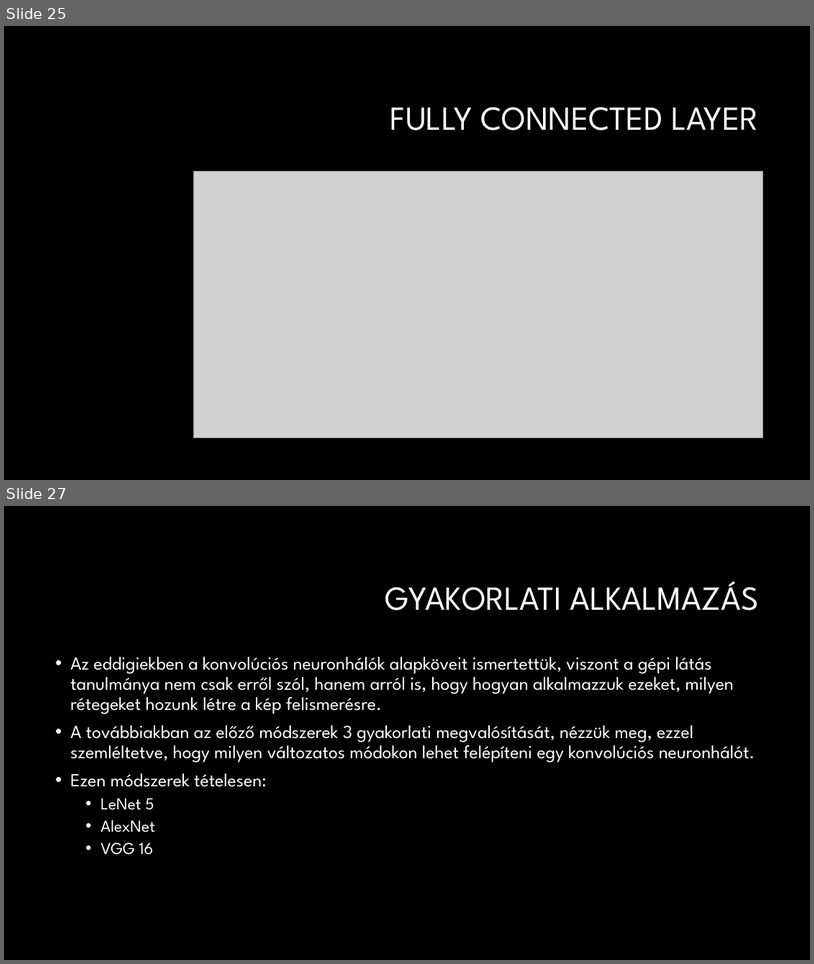
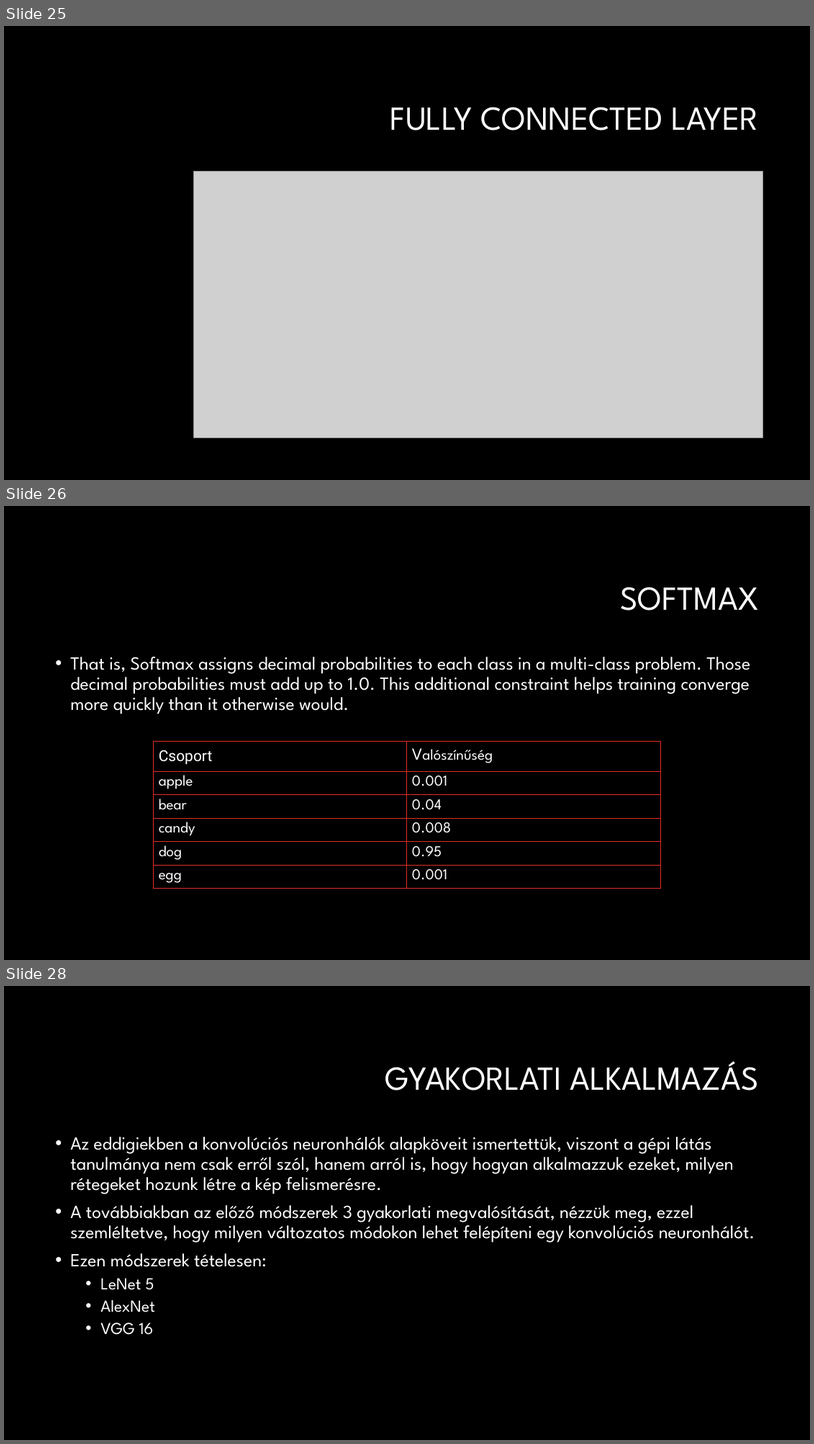
Before and after one commit to martontamas92/CNN, a slide deck: Konvolúciós neuronhálók.pptx. Shown one above the other, each under a label of ours: slides 25 and 27 before the commit, slides 25, 26 and 28 after it; the slides between them are not shown. The pictures are 814x964 and 814x1444 pixels, drawn with LibreOffice and Linux fonts; fonts in the diff are those of the drawing; grey boxes stand for pictures; background and template pictures are left out. Boxes give left, top, right and bottom in pixels: in the first picture for what was removed or moved away, otherwise in the second. Text is boxed around its words. In the diff, an @@ line names an element or a change of style, - is before the commit and + after.

Commit message:
ppt softmax

```diff
--- a/Konvolúciós neuronhálók.pptx
+++ b/Konvolúciós neuronhálók.pptx
@@ slide 26 added at (x1=4, y1=506, x2=810, y2=960), background #000000 @@
@@ title added at (x1=620, y1=587, x2=759, y2=610), 40 pt, text #FFFFFF @@
+SOFTMAX
@@ text added at (x1=70, y1=656, x2=751, y2=714), 22 pt, text #FFFFFF @@
+• That is, Softmax assigns decimal probabilities to each class in a multi-class problem. Those decimal probabilities must add up to 1.0. This additional constraint helps training converge more quickly than it otherwise would.
@@ table added at (x1=154, y1=741, x2=661, y2=909), 6 rows, 2 columns @@
+Csoport | Valószínűség
+apple | 0.001
+bear | 0.04
+candy | 0.008
+dog | 0.95
+egg | 0.001
@@ what was slide 27 is now slide 28 @@
```
Also in this commit, not shown: 1 slide changed, 1 other file.
